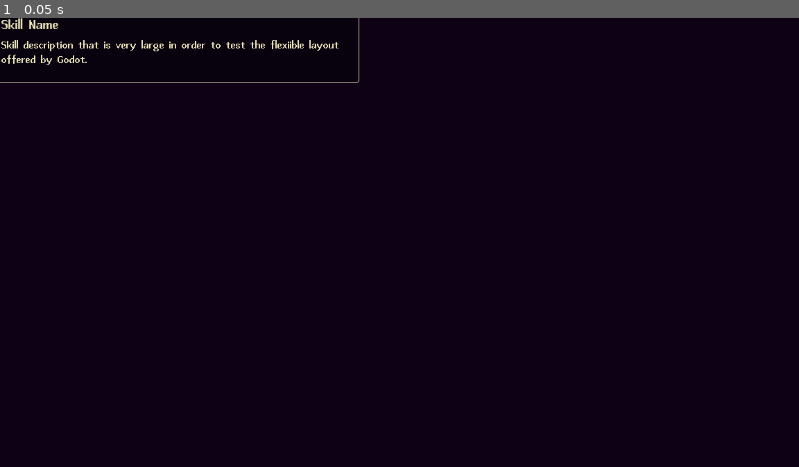
Above: before the commit, frame 1.
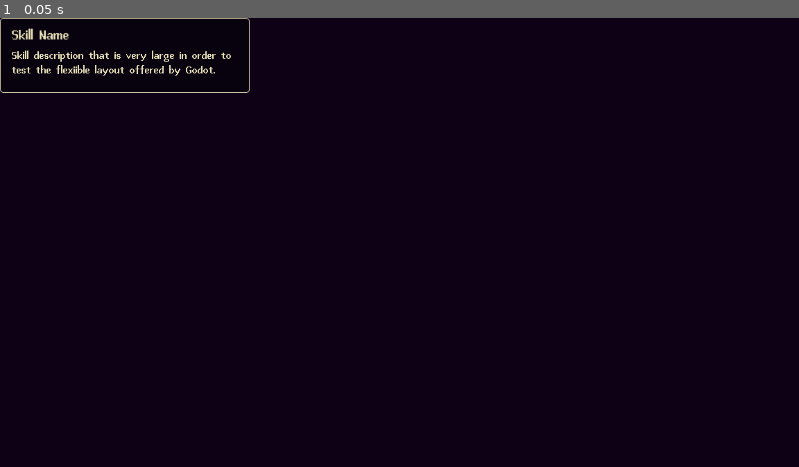
Above: after the commit, the same moment.

Repository: Juanxpeke/GD-FPSJuegos
Game: Godot game, scene res://Core/UI/HUD/PlayerInterface/skill_tooltip.tscn
Same seed, same stepped clock (60 frames per second), same inputs: the game is played once before the commit and once after it. This scene is started directly instead of the project's main scene. The engine's default icon, where the game draws it, is replaced by a stand-in: a white triangle on a blue panel in a dark square.
Inputs:
- Up to frame 1 (0.05 s): no input

The runs differ from the first frame. In frame 1, 1.4% of the frame differs, in the area x 0-46%, y 0-17%.

Commit message:
misc: tooltip better style

Diff:
--- a/Core/UI/HUD/PlayerInterface/skill_tooltip.tscn
+++ b/Core/UI/HUD/PlayerInterface/skill_tooltip.tscn
@@ -2,7 +2,11 @@
 
 [ext_resource type="Script" path="res://Core/UI/HUD/PlayerInterface/skill_tooltip.gd" id="1_lu4vi"]
 
-[sub_resource type="StyleBoxFlat" id="StyleBoxFlat_blwxr"]
+[sub_resource type="StyleBoxFlat" id="StyleBoxFlat_dijxe"]
+content_margin_left = 16.0
+content_margin_top = 16.0
+content_margin_right = 16.0
+content_margin_bottom = 16.0
 bg_color = Color(0.0313726, 0.00392157, 0.0509804, 0.921569)
 border_width_left = 1
 border_width_top = 1
@@ -13,18 +17,12 @@
 corner_radius_top_right = 4
 corner_radius_bottom_right = 4
 corner_radius_bottom_left = 4
-expand_margin_left = 16.0
-expand_margin_top = 16.0
-expand_margin_right = 16.0
-expand_margin_bottom = 16.0
 
 [node name="Tooltip" type="PanelContainer"]
-custom_minimum_size = Vector2(300, 78)
-offset_right = 502.0
-offset_bottom = 78.0
-grow_horizontal = 2
-grow_vertical = 2
-theme_override_styles/panel = SubResource("StyleBoxFlat_blwxr")
+custom_minimum_size = Vector2(360, 0)
+offset_right = 360.0
+offset_bottom = 108.0
+theme_override_styles/panel = SubResource("StyleBoxFlat_dijxe")
 script = ExtResource("1_lu4vi")
 
 [node name="InfoContainer" type="VBoxContainer" parent="."]
--- a/Themes/main_theme.tres
+++ b/Themes/main_theme.tres
@@ -148,21 +148,7 @@
 expand_margin_right = 4.0
 expand_margin_bottom = 4.0
 
-[sub_resource type="StyleBoxFlat" id="StyleBoxFlat_blwxr"]
-bg_color = Color(0.0313726, 0.00392157, 0.0509804, 0.921569)
-border_width_left = 1
-border_width_top = 1
-border_width_right = 1
-border_width_bottom = 1
-border_color = Color(0.921569, 0.898039, 0.729412, 0.882353)
-corner_radius_top_left = 4
-corner_radius_top_right = 4
-corner_radius_bottom_right = 4
-corner_radius_bottom_left = 4
-expand_margin_left = 16.0
-expand_margin_top = 16.0
-expand_margin_right = 16.0
-expand_margin_bottom = 16.0
+[sub_resource type="StyleBoxEmpty" id="StyleBoxEmpty_ulon8"]
 
 [resource]
 default_font = ExtResource("1_lb8bi")
@@ -195,5 +181,5 @@
 RichTextLabel/colors/default_color = Color(0.921569, 0.898039, 0.729412, 1)
 TextEdit/styles/focus = SubResource("StyleBoxFlat_sf2u7")
 TextEdit/styles/normal = SubResource("StyleBoxFlat_xf4l8")
-TooltipPanel/styles/panel = SubResource("StyleBoxFlat_blwxr")
+TooltipPanel/styles/panel = SubResource("StyleBoxEmpty_ulon8")
 VBoxContainer/constants/separation = 8
